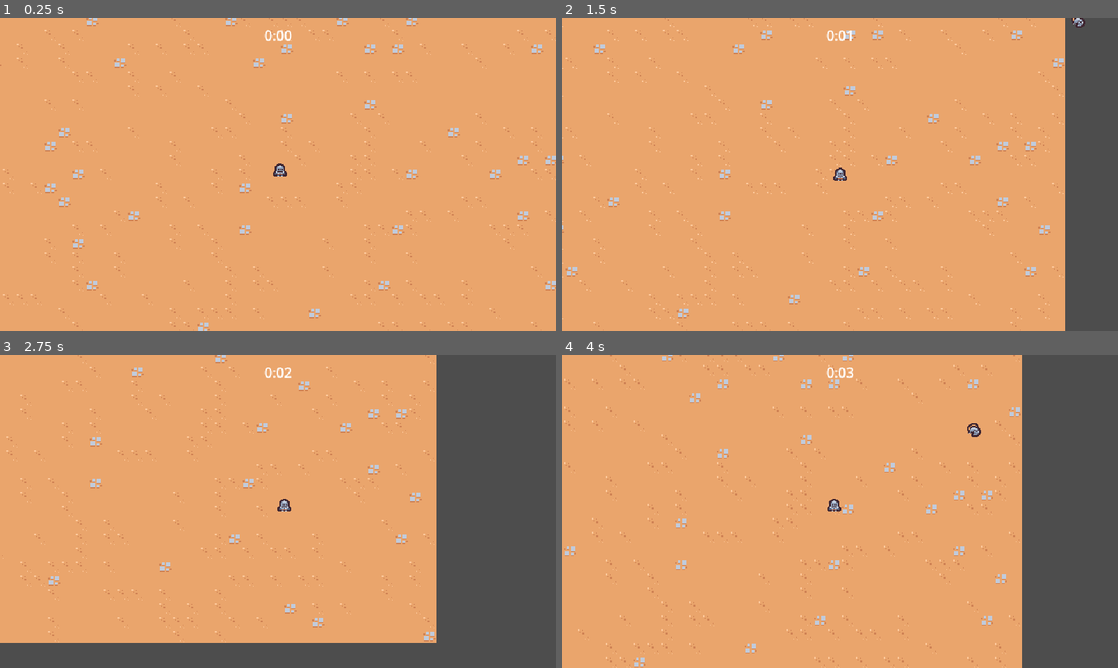
Above: before the commit, frames 1-4 (two rows, left to right).
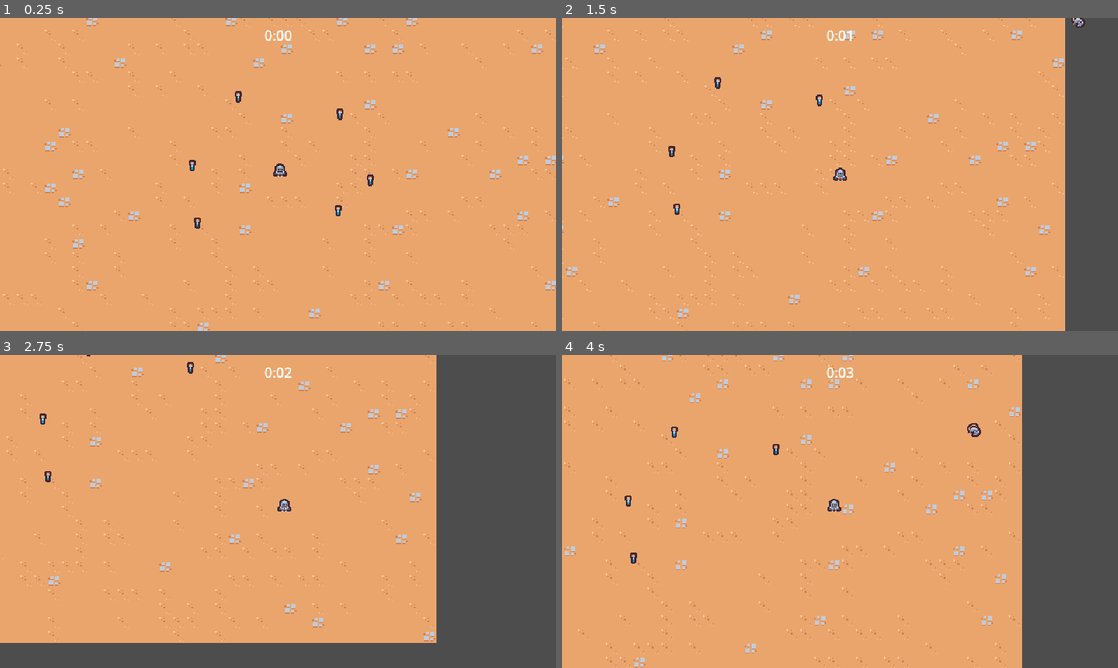
Above: after the commit, the same moments.

Repository: Ian-Ion/2d-survivors-course
Game: Godot game, scene res://scenes/main/main.tscn
Two runs of this game, one before a commit and one after it. Both use one fixed random seed, a clock stepped at 60 frames per second and the inputs below.
Inputs:
- Up to frame 1 (0.25 s): no input
- Up to frame 2 (1.5 s): hold D (move_right) 0.53-1.28 s; hold S (move_down) from 1.28 s (still down)
- Up to frame 3 (2.75 s): release S (move_down) at 2.03 s; hold D (move_right) from 2.03 s (still down)
- Up to frame 4 (4 s): release D (move_right) at 2.78 s; hold W (move_up) 2.78-3.53 s; hold A (move_left) from 3.53 s (still down)

The runs differ from the first frame. In frame 1, 0.2% of the frame differs, in the area x 34-68%, y 23-68%; in frame 2, 0.1%; in frame 3, 0.1%; in frame 4, 0.1%.

Commit message:
Add ExperienceVial with collision

Diff:
--- a/project.godot
+++ b/project.godot
@@ -60,6 +60,7 @@
 2d_physics/layer_2="Player"
 2d_physics/layer_3="Enemy"
 2d_physics/layer_4="EnemyCollision"
+2d_physics/layer_5="PlayerPickup"
 
 [rendering]
 
--- a/scenes/basic_enemy/basic_enemy.tscn
+++ b/scenes/game_object/basic_enemy/basic_enemy.tscn
@@ -1,7 +1,7 @@
 [gd_scene load_steps=5 format=3 uid="uid://bvx65m283ts2m"]
 
-[ext_resource type="Texture2D" uid="uid://beei1g5yoqxoe" path="res://scenes/basic_enemy/basic_enemy.png" id="1_0n7p2"]
-[ext_resource type="Script" path="res://scenes/basic_enemy/basic_enemy.gd" id="1_05tkv"]
+[ext_resource type="Texture2D" uid="uid://beei1g5yoqxoe" path="res://scenes/game_object/basic_enemy/basic_enemy.png" id="1_0n7p2"]
+[ext_resource type="Script" path="res://scenes/game_object/basic_enemy/basic_enemy.gd" id="1_05tkv"]
 
 [sub_resource type="CircleShape2D" id="CircleShape2D_tfqdq"]
 radius = 12.0
--- /dev/null
+++ b/scenes/game_object/experience_vial/experience_vial.gd
@@ -0,0 +1,9 @@
+extends Node2D
+
+
+func _ready() -> void:
+	$Area2D.area_entered.connect(on_area_entered)
+
+
+func on_area_entered(other_area: Area2D):
+	queue_free()
--- /dev/null
+++ b/scenes/game_object/experience_vial/experience_vial.tscn
@@ -0,0 +1,20 @@
+[gd_scene load_steps=4 format=3 uid="uid://b0ljg8up0ktbh"]
+
+[ext_resource type="Script" path="res://scenes/game_object/experience_vial/experience_vial.gd" id="1_8kvu4"]
+[ext_resource type="Texture2D" uid="uid://fhwg4beg2jwl" path="res://scenes/game_object/experience_vial/experience_vial.png" id="1_i256k"]
+
+[sub_resource type="CircleShape2D" id="CircleShape2D_c7k1p"]
+radius = 16.0
+
+[node name="ExperienceVial" type="Node2D"]
+script = ExtResource("1_8kvu4")
+
+[node name="Area2D" type="Area2D" parent="."]
+collision_layer = 0
+collision_mask = 16
+
+[node name="CollisionShape2D" type="CollisionShape2D" parent="Area2D"]
+shape = SubResource("CircleShape2D_c7k1p")
+
+[node name="Sprite2D" type="Sprite2D" parent="."]
+texture = ExtResource("1_i256k")
--- a/scenes/game_camera/game_camera.tscn
+++ b/scenes/game_object/game_camera/game_camera.tscn
@@ -1,6 +1,6 @@
 [gd_scene load_steps=2 format=3 uid="uid://bci6wtfeyyq0k"]
 
-[ext_resource type="Script" path="res://scenes/game_camera/game_camera.gd" id="1_3kcg4"]
+[ext_resource type="Script" path="res://scenes/game_object/game_camera/game_camera.gd" id="1_3kcg4"]
 
 [node name="GameCamera" type="Camera2D"]
 script = ExtResource("1_3kcg4")
--- a/scenes/player/player.tscn
+++ b/scenes/game_object/player/player.tscn
@@ -1,8 +1,11 @@
-[gd_scene load_steps=5 format=3 uid="uid://vrhfp82ex7cn"]
+[gd_scene load_steps=6 format=3 uid="uid://vrhfp82ex7cn"]
 
-[ext_resource type="Script" path="res://scenes/player/player.gd" id="1_0euo7"]
-[ext_resource type="Texture2D" uid="uid://cwu05q5u3qs27" path="res://scenes/player/player.png" id="1_db4us"]
+[ext_resource type="Script" path="res://scenes/game_object/player/player.gd" id="1_0euo7"]
+[ext_resource type="Texture2D" uid="uid://cwu05q5u3qs27" path="res://scenes/game_object/player/player.png" id="1_db4us"]
 [ext_resource type="PackedScene" uid="uid://com35jq1cobsb" path="res://scenes/ability/sword_ability_controller/sword_ability_controller.tscn" id="2_yyn2t"]
+
+[sub_resource type="CircleShape2D" id="CircleShape2D_fmryu"]
+radius = 32.0
 
 [sub_resource type="CircleShape2D" id="CircleShape2D_yv88n"]
 radius = 5.0
@@ -15,6 +18,14 @@
 
 [node name="SwordAbilityController" parent="AbilityManager" instance=ExtResource("2_yyn2t")]
 
+[node name="Area2D" type="Area2D" parent="."]
+position = Vector2(0, -6)
+collision_layer = 16
+collision_mask = 0
+
+[node name="CollisionShape2D" type="CollisionShape2D" parent="Area2D"]
+shape = SubResource("CircleShape2D_fmryu")
+
 [node name="Sprite2D" type="Sprite2D" parent="."]
 texture = ExtResource("1_db4us")
 offset = Vector2(0, -8)
--- a/scenes/main/main.tscn
+++ b/scenes/main/main.tscn
@@ -1,11 +1,12 @@
-[gd_scene load_steps=7 format=3 uid="uid://c6q3wbxmht2ox"]
+[gd_scene load_steps=8 format=3 uid="uid://c6q3wbxmht2ox"]
 
 [ext_resource type="TileSet" uid="uid://crqs4dsym46lf" path="res://resources/tileset.tres" id="1_0ofmv"]
 [ext_resource type="PackedScene" uid="uid://ca7ti76008rx5" path="res://scenes/ui/arena_time_ui.tscn" id="1_feb07"]
-[ext_resource type="PackedScene" uid="uid://bci6wtfeyyq0k" path="res://scenes/game_camera/game_camera.tscn" id="1_jb45a"]
+[ext_resource type="PackedScene" uid="uid://bci6wtfeyyq0k" path="res://scenes/game_object/game_camera/game_camera.tscn" id="1_jb45a"]
 [ext_resource type="PackedScene" uid="uid://blunypxwo2aj6" path="res://scenes/manager/enemy_manager.tscn" id="1_llmcb"]
-[ext_resource type="PackedScene" uid="uid://vrhfp82ex7cn" path="res://scenes/player/player.tscn" id="1_ndkcf"]
+[ext_resource type="PackedScene" uid="uid://vrhfp82ex7cn" path="res://scenes/game_object/player/player.tscn" id="1_ndkcf"]
 [ext_resource type="PackedScene" uid="uid://b2s2pr220lu1x" path="res://scenes/manager/arena_time_manager.tscn" id="2_40lpf"]
+[ext_resource type="PackedScene" uid="uid://b0ljg8up0ktbh" path="res://scenes/game_object/experience_vial/experience_vial.tscn" id="7_vuj8p"]
 
 [node name="Main" type="Node"]
 
@@ -26,3 +27,21 @@
 [node name="Player" parent="." instance=ExtResource("1_ndkcf")]
 position = Vector2(368, 283)
 collision_layer = 0
+
+[node name="ExperienceVial" parent="." instance=ExtResource("7_vuj8p")]
+position = Vector2(267, 270)
+
+[node name="ExperienceVial2" parent="." instance=ExtResource("7_vuj8p")]
+position = Vector2(273, 336)
+
+[node name="ExperienceVial3" parent="." instance=ExtResource("7_vuj8p")]
+position = Vector2(320, 191)
+
+[node name="ExperienceVial4" parent="." instance=ExtResource("7_vuj8p")]
+position = Vector2(437, 211)
+
+[node name="ExperienceVial5" parent="." instance=ExtResource("7_vuj8p")]
+position = Vector2(472, 287)
+
+[node name="ExperienceVial6" parent="." instance=ExtResource("7_vuj8p")]
+position = Vector2(435, 322)
--- a/scenes/manager/enemy_manager.tscn
+++ b/scenes/manager/enemy_manager.tscn
@@ -1,7 +1,7 @@
 [gd_scene load_steps=3 format=3 uid="uid://blunypxwo2aj6"]
 
 [ext_resource type="Script" path="res://scenes/manager/enemy_manager.gd" id="1_ic38v"]
-[ext_resource type="PackedScene" uid="uid://bvx65m283ts2m" path="res://scenes/basic_enemy/basic_enemy.tscn" id="2_csyhy"]
+[ext_resource type="PackedScene" uid="uid://bvx65m283ts2m" path="res://scenes/game_object/basic_enemy/basic_enemy.tscn" id="2_csyhy"]
 
 [node name="EnemyManager" type="Node"]
 script = ExtResource("1_ic38v")
Renamed: scenes/basic_enemy/basic_enemy.gd -> scenes/game_object/basic_enemy/basic_enemy.gd
Renamed: scenes/basic_enemy/basic_enemy.png -> scenes/game_object/basic_enemy/basic_enemy.png
Not shown, changed: scenes/game_object/basic_enemy/basic_enemy.png.import
Binary file added: scenes/game_object/experience_vial/experience_vial.png
Not shown, added: scenes/game_object/experience_vial/experience_vial.png.import
Renamed: scenes/game_camera/game_camera.gd -> scenes/game_object/game_camera/game_camera.gd
Renamed: scenes/player/player.gd -> scenes/game_object/player/player.gd
Renamed: scenes/player/player.png -> scenes/game_object/player/player.png
Not shown, changed: scenes/game_object/player/player.png.import
